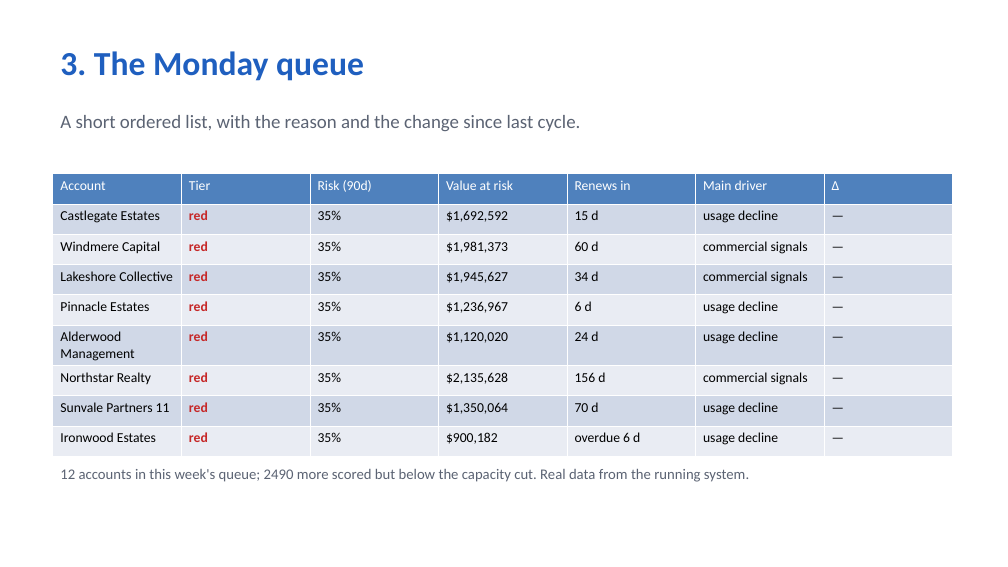
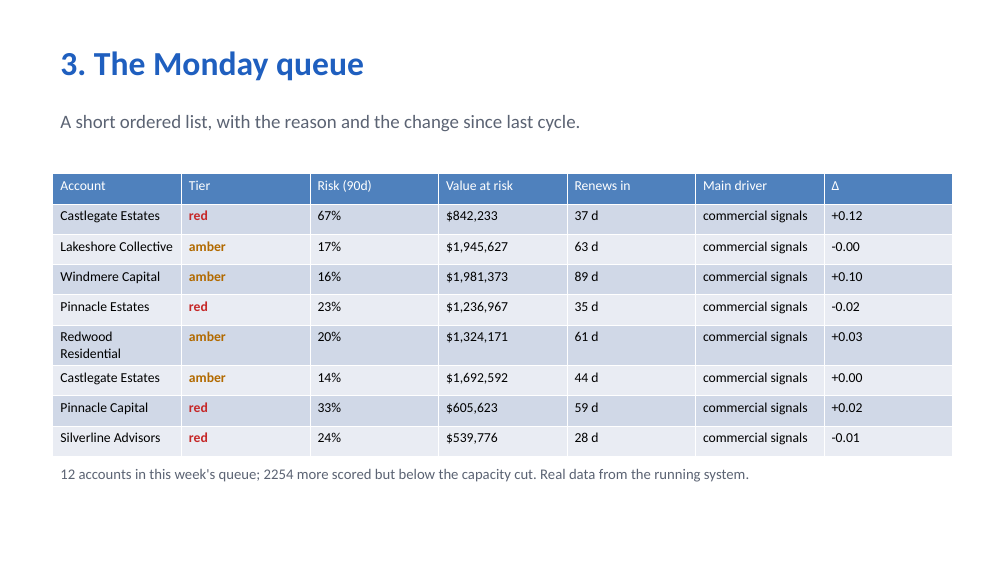
Before and after one commit to akhilpdas/fello-pulse, a slide deck: slide 4 of docs/Pulse_deck.pptx. Drawn at 1008x567 pixels with LibreOffice and Linux fonts; fonts in the diff are those of the drawing. Boxes give left, top, right and bottom in pixels: in the first picture for what was removed or moved away, otherwise in the second. Text is boxed around its words. In the diff, an @@ line names an element or a change of style, - is before the commit and + after.

```diff
--- a/docs/Pulse_deck.pptx
+++ b/docs/Pulse_deck.pptx
@@ table at <box>53,174,953,449</box> @@
-row 2: Castlegate Estates | red | 35% | $1,692,592 | 15 d | usage decline | —
+row 2: Castlegate Estates | red | 67% | $842,233 | 37 d | commercial signals | +0.12
-row 3: Windmere Capital | red | 35% | $1,981,373 | 60 d | commercial signals | —
+row 3: Lakeshore Collective | amber | 17% | $1,945,627 | 63 d | commercial signals | -0.00
-row 4: Lakeshore Collective | red | 35% | $1,945,627 | 34 d | commercial signals | —
+row 4: Windmere Capital | amber | 16% | $1,981,373 | 89 d | commercial signals | +0.10
-row 5: Pinnacle Estates | red | 35% | $1,236,967 | 6 d | usage decline | —
+row 5: Pinnacle Estates | red | 23% | $1,236,967 | 35 d | commercial signals | -0.02
-row 6: Alderwood Management | red | 35% | $1,120,020 | 24 d | usage decline | —
+row 6: Redwood Residential | amber | 20% | $1,324,171 | 61 d | commercial signals | +0.03
-row 7: Northstar Realty | red | 35% | $2,135,628 | 156 d | commercial signals | —
+row 7: Castlegate Estates | amber | 14% | $1,692,592 | 44 d | commercial signals | +0.00
-row 8: Sunvale Partners 11 | red | 35% | $1,350,064 | 70 d | usage decline | —
+row 8: Pinnacle Capital | red | 33% | $605,623 | 59 d | commercial signals | +0.02
-row 9: Ironwood Estates | red | 35% | $900,182 | overdue 6 d | usage decline | —
+row 9: Silverline Advisors | red | 24% | $539,776 | 28 d | commercial signals | -0.01
@@ text at <box>60,469,749,482</box>: text changed @@
-12 accounts in this week's queue; 2490 more scored but below the capacity cut. Real data from the running system.
+12 accounts in this week's queue; 2254 more scored but below the capacity cut. Real data from the running system.
```
Also in this commit, not shown: 3 other slides changed, 30 other files.
